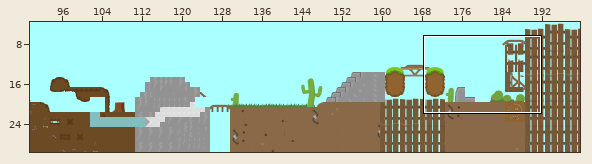
Two states of a Tiled map, Project/FirstGame/FirstGame/new_map.tmx. Above: a wide view before the commit, with the close-up outlined.
Close-up. Before the edit:
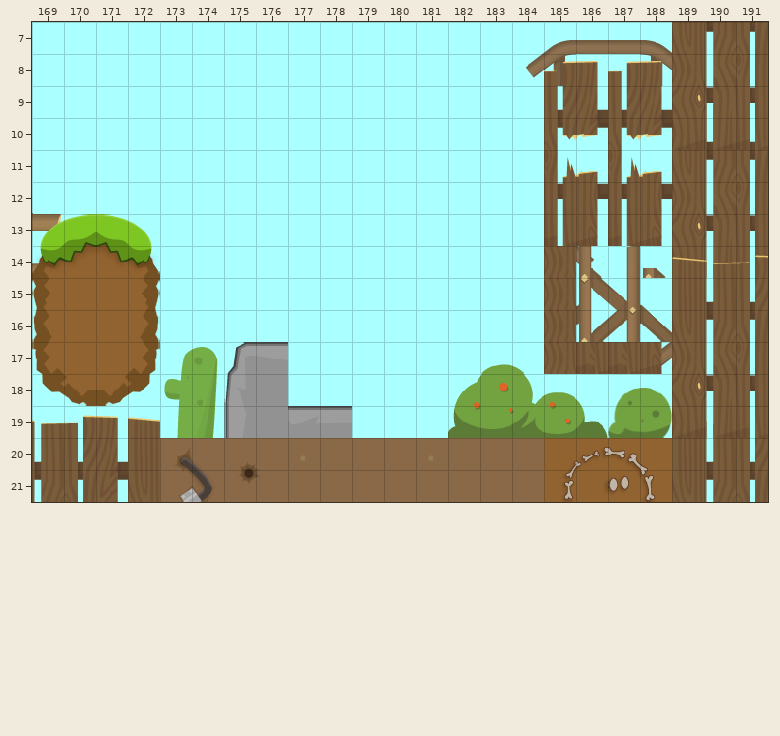
Cells are 32x32 px. Shown: x 169..191, y 7..21.
New version:
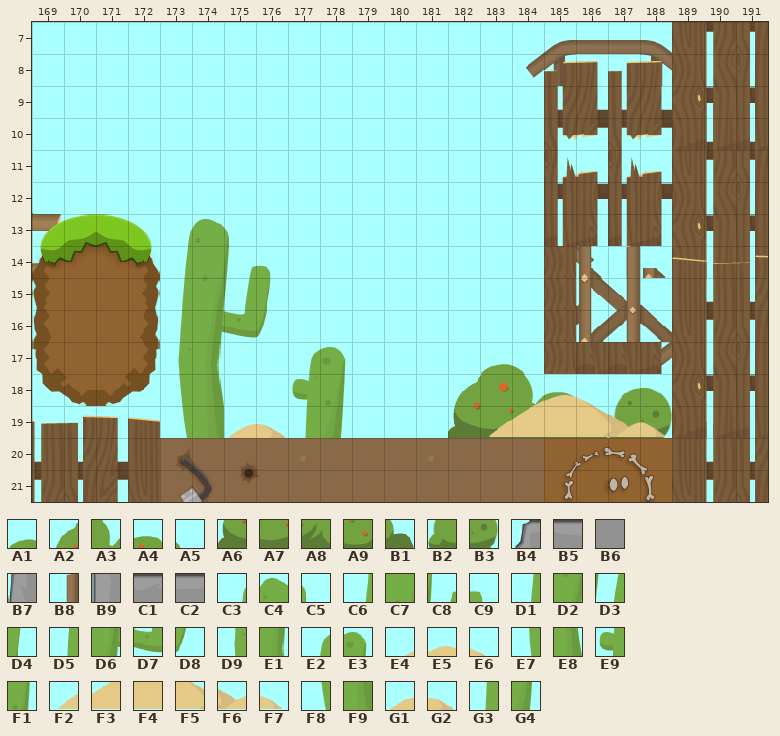
Key: from "9462348": A1 306, A2 337, A3 339, A4 340, A5 341, A6 369, A7 370, A8 371, A9 372, B1 373, B2 374, B3 375, B4 404, B5 405, B6 407, B7 436, B8 445, B9 468, C1 470, C2 471, C3 812, C4 813, C5 814, C6 844, C7 845, C8 846, C9 847, D1 876, D2 877, D3 878, D4 879, D5 908, D6 909, D7 910, D8 911, D9 940, E1 941, E2 950, E3 951, E4 967, E5 968, E6 969, E7 972, E8 973, E9 982, F1 983, F2 998, F3 999, F4 1000, F5 1001, F6 1002, F7 1003, F8 1004, F9 1005, G1 1012, G2 1013, G3 1014, G4 1015.
__ is an empty cell.
The edit:
Layer "Слой тайлов 2":
Tile A1 is added in row 17 at x 183.
Tile A2 is added in row 18 at x 182.
Tile A3 is added in row 18 at x 184.
Tile A4 is added in row 18 at x 185.
Tile A5 is added in row 18 at x 186.
Tile A6 is added in row 19 at x 182.
Tile A7 is added in row 19 at x 183.
Tile A8 is added in row 19 at x 184.
Tile A9 is added in row 19 at x 185.
Tile B1 is added in row 19 at x 186.
Tile B2 is added in row 19 at x 187.
Tile B3 is added in row 19 at x 188.
Tile B8 is added in row 14 at x 187.
Tile C3 is added in row 13 at x 173.
Tile C4 is added in row 13 at x 174.
Tile C5 is added in row 13 at x 175.
Tile C6 is added in row 14 at x 173.
Tile C7 is added in row 14 at x 174.
Tile C8 is added in row 14 at x 175.
Tile C9 is added in row 14 at x 176.
Tile D1 is added in row 15 at x 173.
Tile D2 is added in row 15 at x 174.
Tile D3 is added in row 15 at x 175.
Tile D4 is added in row 15 at x 176.
Tile D5 is added in row 16 at x 173.
Tile D6 is added in row 16 at x 174.
Tile D7 is added in row 16 at x 175.
Tile D8 is added in row 16 at x 176.
Tile D9 replaces tile E2 in row 17 at x 173.
Tile E1 replaces tile E3 in row 17 at x 174.
Tile E2 is added in row 17 at x 177.
Tile E3 is added in row 17 at x 178.
Tile E7 replaces tile E9 in row 18 at x 173.
Tile E8 replaces tile F1 in row 18 at x 174.
Tile E9 is added in row 18 at x 177.
Tile F1 is added in row 18 at x 178.
Tile F8 replaces tile G3 in row 19 at x 173.
Tile F9 replaces tile G4 in row 19 at x 174.
Tile G1 is added in row 19 at x 175.
Tile G2 is added in row 19 at x 176.
Tile G3 is added in row 19 at x 177.
Tile G4 is added in row 19 at x 178.
Layer "Слой тайлов 1":
Tile E4 replaces tile A3 in row 18 at x 184.
Tile E5 replaces tile A4 in row 18 at x 185.
Tile E6 replaces tile A5 in row 18 at x 186.
Tile F2 replaces tile A7 in row 19 at x 183.
Tile F3 replaces tile A8 in row 19 at x 184.
Tile F4 replaces tile A9 in row 19 at x 185.
Tile F5 replaces tile B1 in row 19 at x 186.
Tile F6 replaces tile B2 in row 19 at x 187.
Tile F7 replaces tile B3 in row 19 at x 188.
Tile B4 is removed in row 17 at x 175.
Tile B5 is removed in row 17 at x 176.
Tile B6 is removed in rows 18 to 19 at x 176.
Tile B7 is removed in row 18 at x 175.
Tile B9 is removed in row 19 at x 175.
Tile C1 is removed in row 19 at x 177.
Tile C2 is removed in row 19 at x 178.
Where, in picture pixels (left, top, right, bottom), the same in both close-ups:
changed: (164, 219, 352, 438)
added: (626, 246, 633, 278)
changed: (448, 364, 665, 437)
